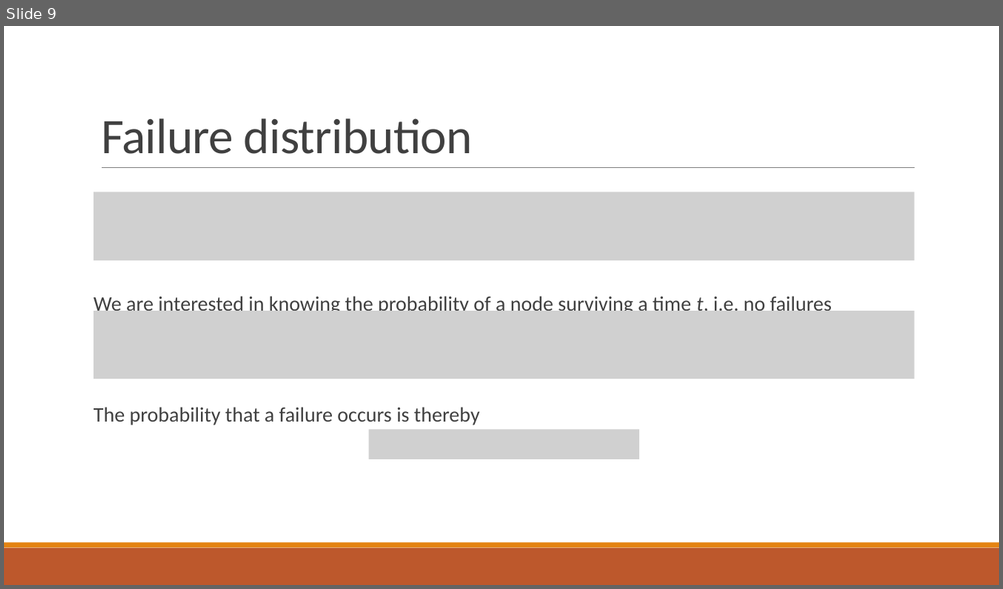
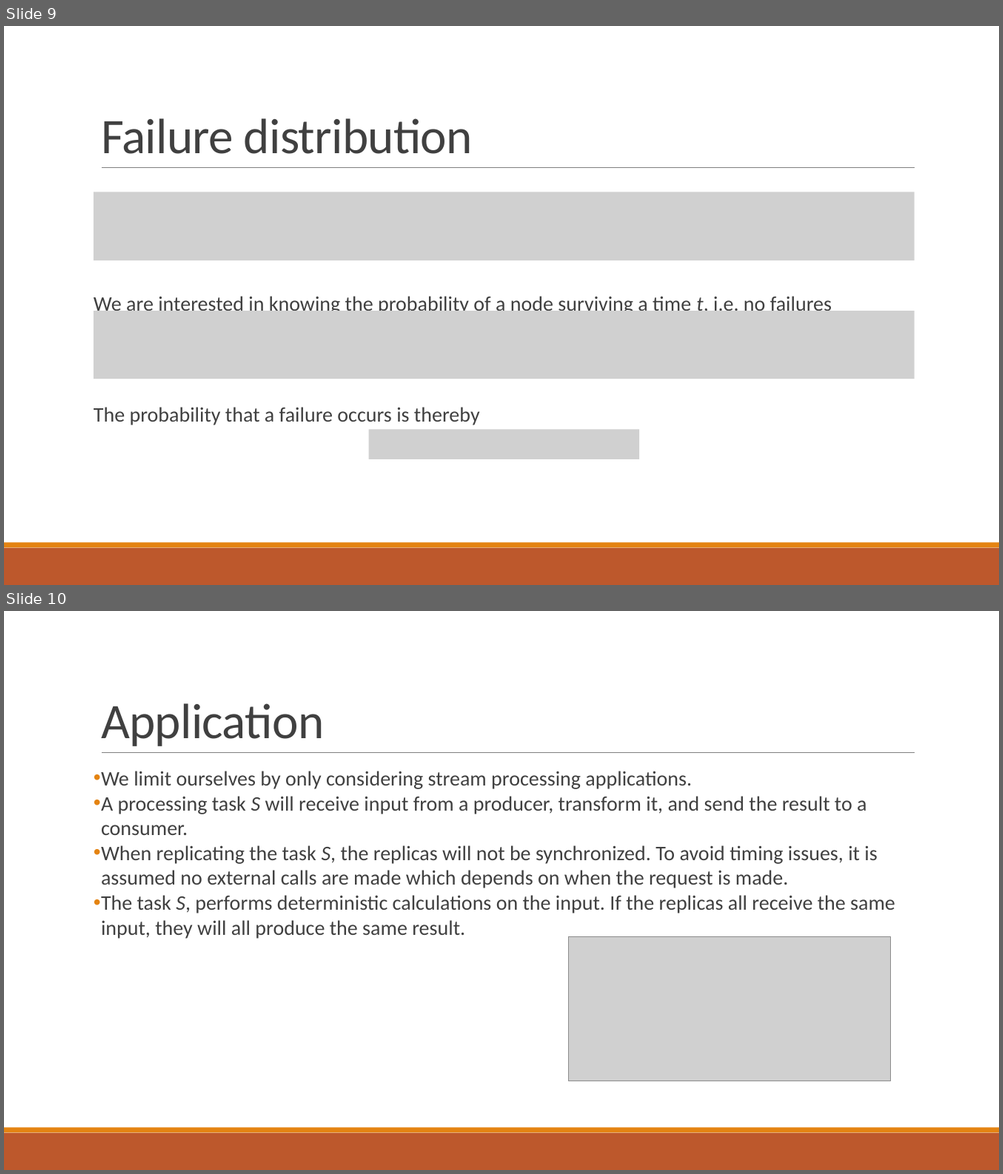
Before and after one commit to PStahl/master_thesis, a slide deck: presentation/presentation.pptx. Shown one above the other, each under a label of ours: slide 9 before the commit, slides 9 and 10 after it. The pictures are 1003x589 and 1003x1174 pixels, drawn with LibreOffice and Linux fonts; fonts in the diff are those of the drawing; grey boxes stand for pictures. Boxes give left, top, right and bottom in pixels: in the first picture for what was removed or moved away, otherwise in the second. Text is boxed around its words. In the diff, an @@ line names an element or a change of style, - is before the commit and + after.

```diff
--- a/presentation/presentation.pptx
+++ b/presentation/presentation.pptx
@@ slide 10 added at [4, 611, 999, 1170], background #FFFFFF; not listed: 3 template elements that a slide beside it also shows @@
@@ title added at [101, 703, 324, 746], 48 pt, text #404040 @@
+Application
@@ text added at [101, 771, 895, 939], 20 pt, text #404040 @@
+• We limit ourselves by only considering stream processing applications.
+• A processing task S will receive input from a producer, transform it, and send the result to a consumer.
+• When replicating the task S, the replicas will not be synchronized. To avoid timing issues, it is assumed no external calls are made which depends on when the request is made.
+• The task S, performs deterministic calculations on the input. If the replicas all receive the same input, they will all produce the same result.
@@ picture added at [568, 937, 891, 1082] @@
```
Also in this commit, not shown: 3 slides changed, 1 other slide added.
